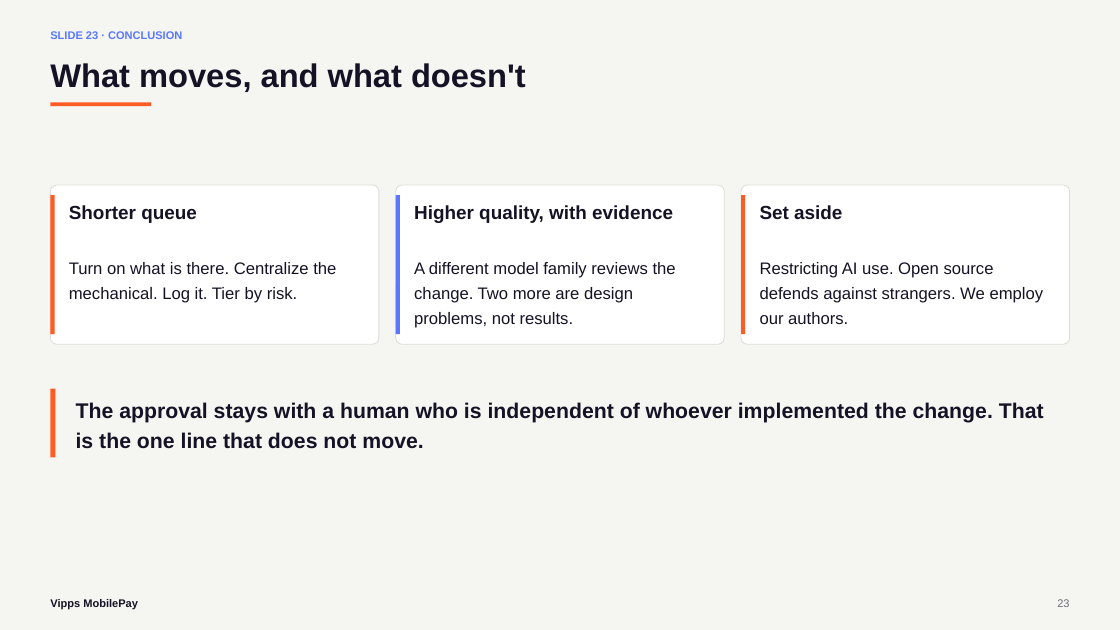
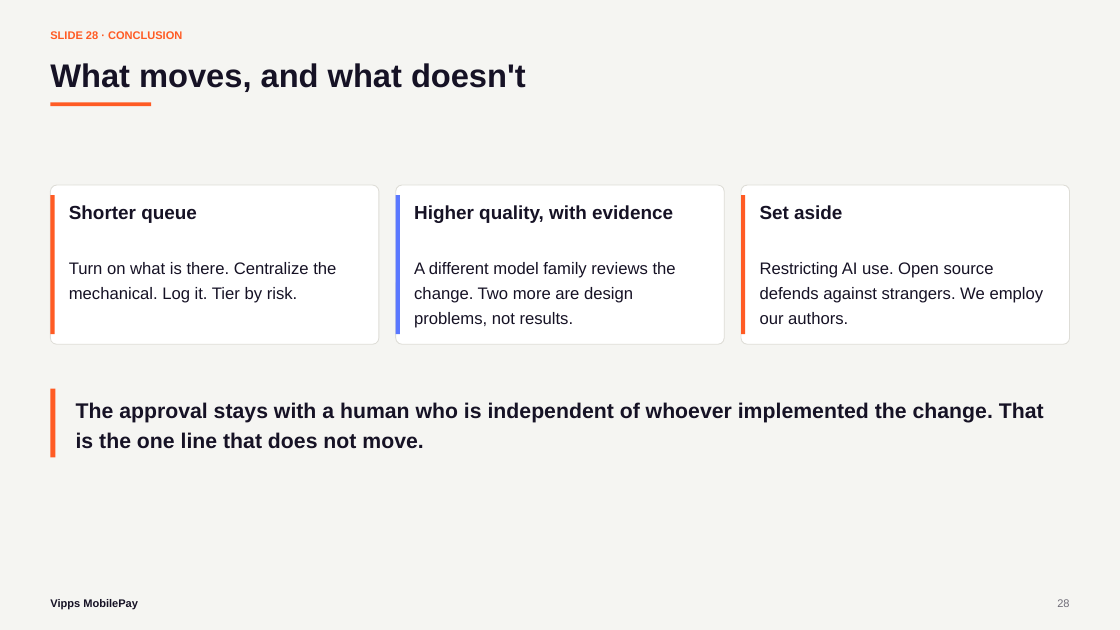
Before and after one commit to svenmalvik/buildtounderstand.org, a slide deck: slide 28 of presentations/what-is-the-second-pair-of-eyes-for-vippsmobilepay.pptx (slide 23 before the commit). Drawn at 1120x630 pixels with LibreOffice and Linux fonts; fonts in the diff are those of the drawing. Boxes give left, top, right and bottom in pixels: in the first picture for what was removed or moved away, otherwise in the second. Text is boxed around its words. In the diff, an @@ line names an element or a change of style, - is before the commit and + after.

```diff
--- a/presentations/what-is-the-second-pair-of-eyes-for-vippsmobilepay.pptx
+++ b/presentations/what-is-the-second-pair-of-eyes-for-vippsmobilepay.pptx
@@ text at (50,31,182,42): text changed; text colour #5A78FF to #FF5B24 @@
-SLIDE 23 · CONCLUSION
+SLIDE 28 · CONCLUSION
```
Also in this commit, not shown: 6 other slides changed, 5 slides added, 4 other files.
